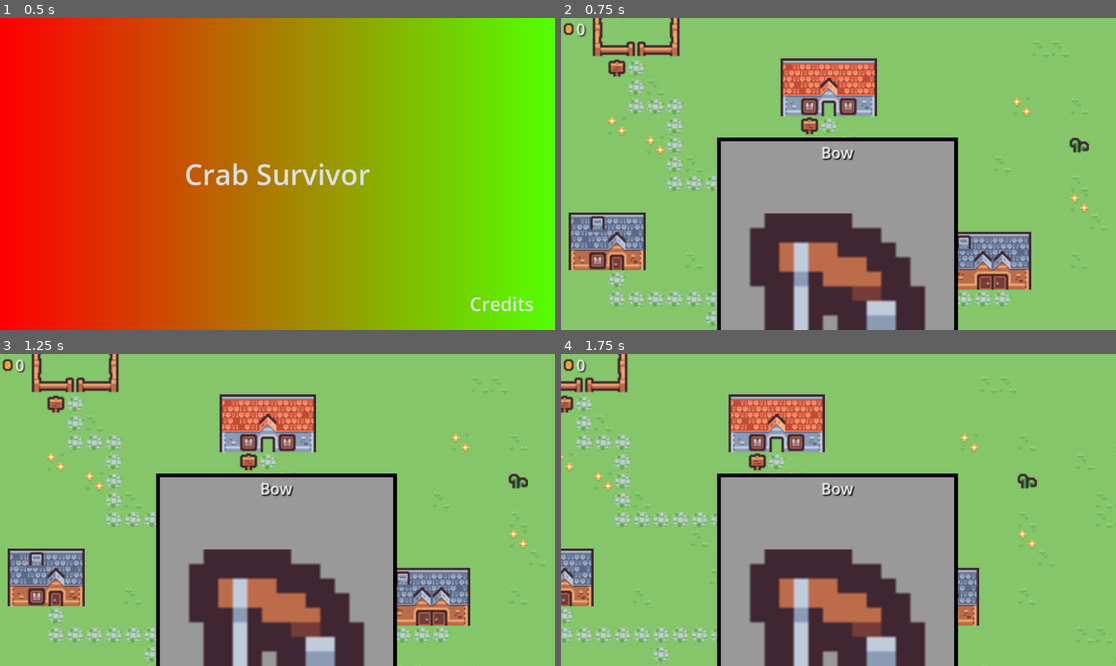
Above: before the commit, frames 1-4 (two rows, left to right).
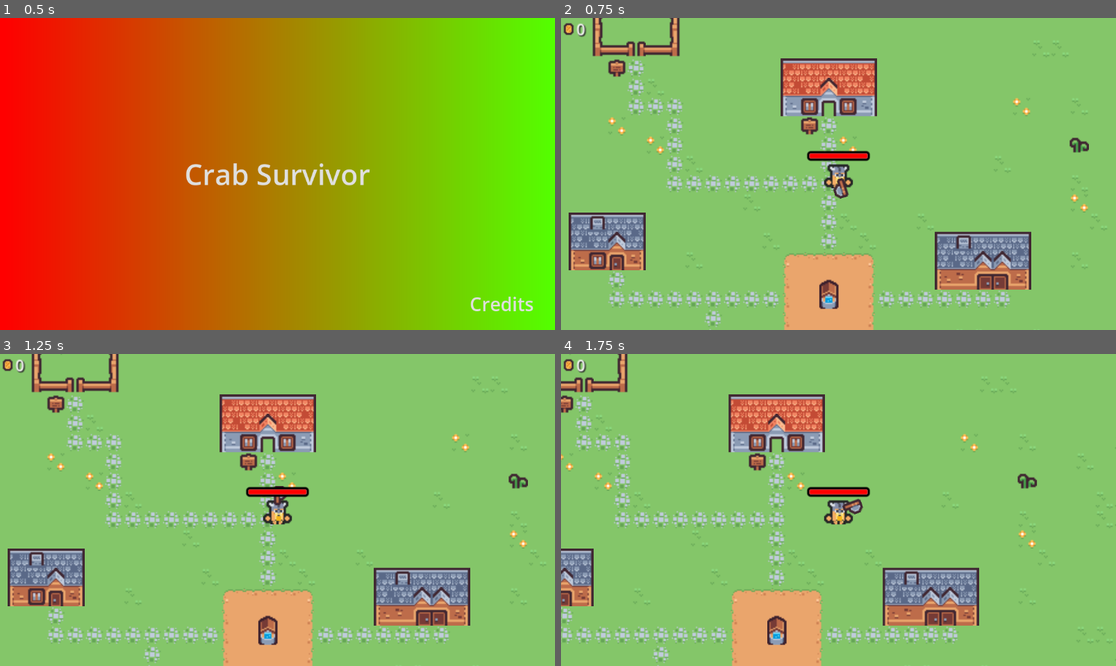
Above: after the commit, the same moments.

Repository: GodEmperorDaniel/crab-survivor
Game: Godot game, scene res://Scenes/Main_Menu.tscn
Same seed, same stepped clock (60 frames per second), same inputs: the game is played once before the commit and once after it.
Inputs (mouse positions are in pixels of both pictures, inside the frame that each line leads up to):
- Up to frame 1 (0.5 s): no input
- Up to frame 2 (0.75 s): click "Crab Survivor" at 0.5 s
- Up to frame 3 (1.25 s): no input
- Up to frame 4 (1.75 s): move the mouse to (960, 494) at 1.27 s; hold D (move_right) from 1.28 s (still down); click (960, 494) at 1.35 s

Frame 1 is identical in both runs. In frame 2, 27% of the frame differs, in the area x 28-72%, y 38-100%; in frame 3, 27%; in frame 4, 27%.

Commit message:
Fixed shop item size

Diff:
--- a/Scenes/HUD.tscn
+++ b/Scenes/HUD.tscn
@@ -13,6 +13,8 @@
 anchors_preset = 15
 anchor_right = 1.0
 anchor_bottom = 1.0
+offset_right = -576.0
+offset_bottom = -323.0
 grow_horizontal = 2
 grow_vertical = 2
 scale = Vector2(2, 2)
@@ -38,6 +40,7 @@
 "
 
 [node name="Shop" type="HBoxContainer" parent="HUD"]
+visible = false
 layout_mode = 1
 anchors_preset = 15
 anchor_right = 1.0
@@ -45,28 +48,15 @@
 grow_horizontal = 2
 grow_vertical = 2
 
-[node name="Control" type="Control" parent="HUD/Shop"]
+[node name="ShopItem" parent="HUD/Shop" instance=ExtResource("3_rhx3o")]
 layout_mode = 2
-size_flags_horizontal = 3
-
-[node name="ShopItem" parent="HUD/Shop/Control" instance=ExtResource("3_rhx3o")]
-visible = true
-layout_mode = 1
 size_flags_horizontal = 6
 size_flags_vertical = 4
 
-[node name="Control2" type="Control" parent="HUD/Shop"]
+[node name="ShopItem2" parent="HUD/Shop" instance=ExtResource("3_rhx3o")]
 layout_mode = 2
-size_flags_horizontal = 3
-
-[node name="ShopItem" parent="HUD/Shop/Control2" instance=ExtResource("3_rhx3o")]
-visible = true
-layout_mode = 1
 size_flags_horizontal = 6
 size_flags_vertical = 4
 
 [node name="WaveCleared" parent="." instance=ExtResource("4_8h3ty")]
 visible = false
-
-[connection signal="item_bought" from="HUD/Shop/Control/ShopItem" to="." method="_on_shop_item_bought"]
-[connection signal="item_bought" from="HUD/Shop/Control2/ShopItem" to="." method="_on_shop_item_bought"]
--- a/Scenes/ShopItem.tscn
+++ b/Scenes/ShopItem.tscn
@@ -26,10 +26,10 @@
 anchor_top = 0.5
 anchor_right = 0.5
 anchor_bottom = 0.5
-offset_left = -125.0
-offset_top = -200.0
-offset_right = 125.0
-offset_bottom = 200.0
+offset_left = -62.5
+offset_top = -100.0
+offset_right = 62.5
+offset_bottom = 100.0
 grow_horizontal = 2
 grow_vertical = 2
 theme_override_styles/panel = SubResource("StyleBoxFlat_6hi7s")
--- a/Scripts/HUD.gd
+++ b/Scripts/HUD.gd
@@ -3,7 +3,7 @@
 signal item_bought(item: String)
 
 @onready var _amount_text := $HUD/Cash/Amount
-@onready var _shop := $Shop
+@onready var _shop := $HUD/Shop
 @onready var _wave_clear := $WaveCleared
 
 var coins : int = 0 :
